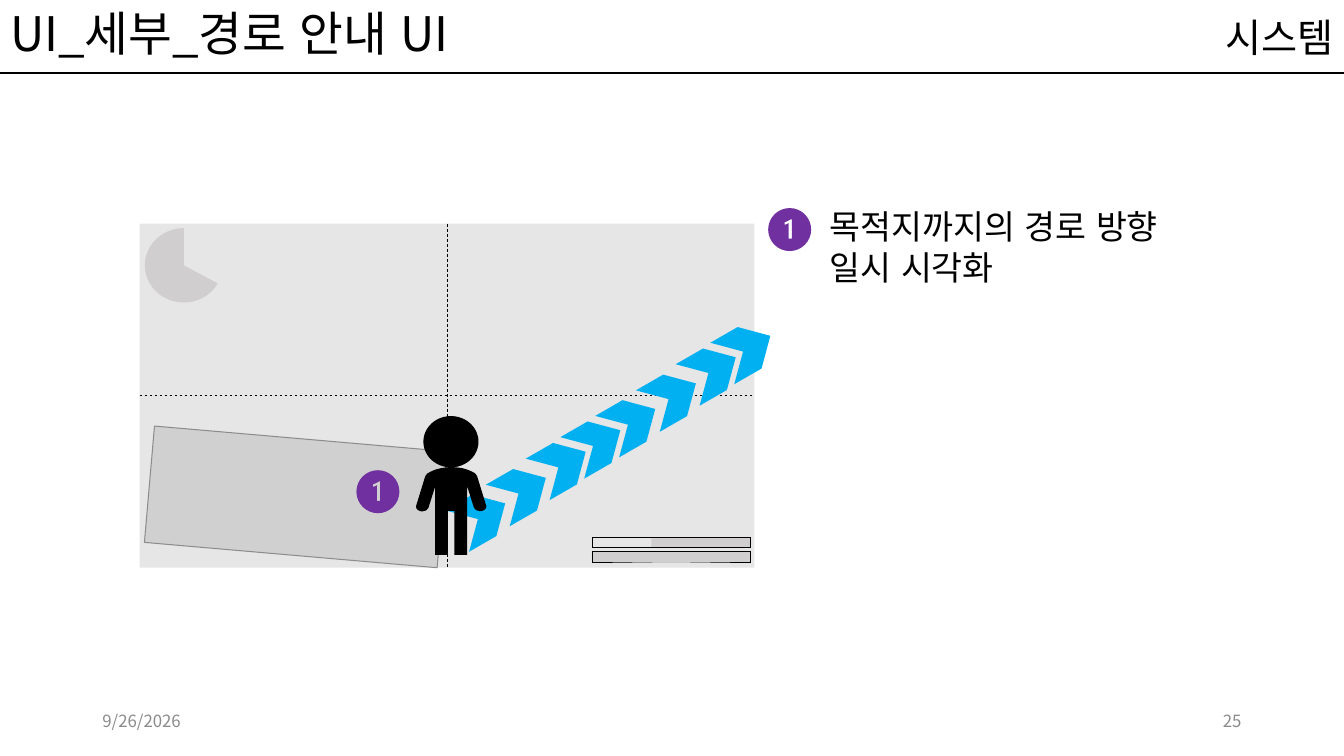
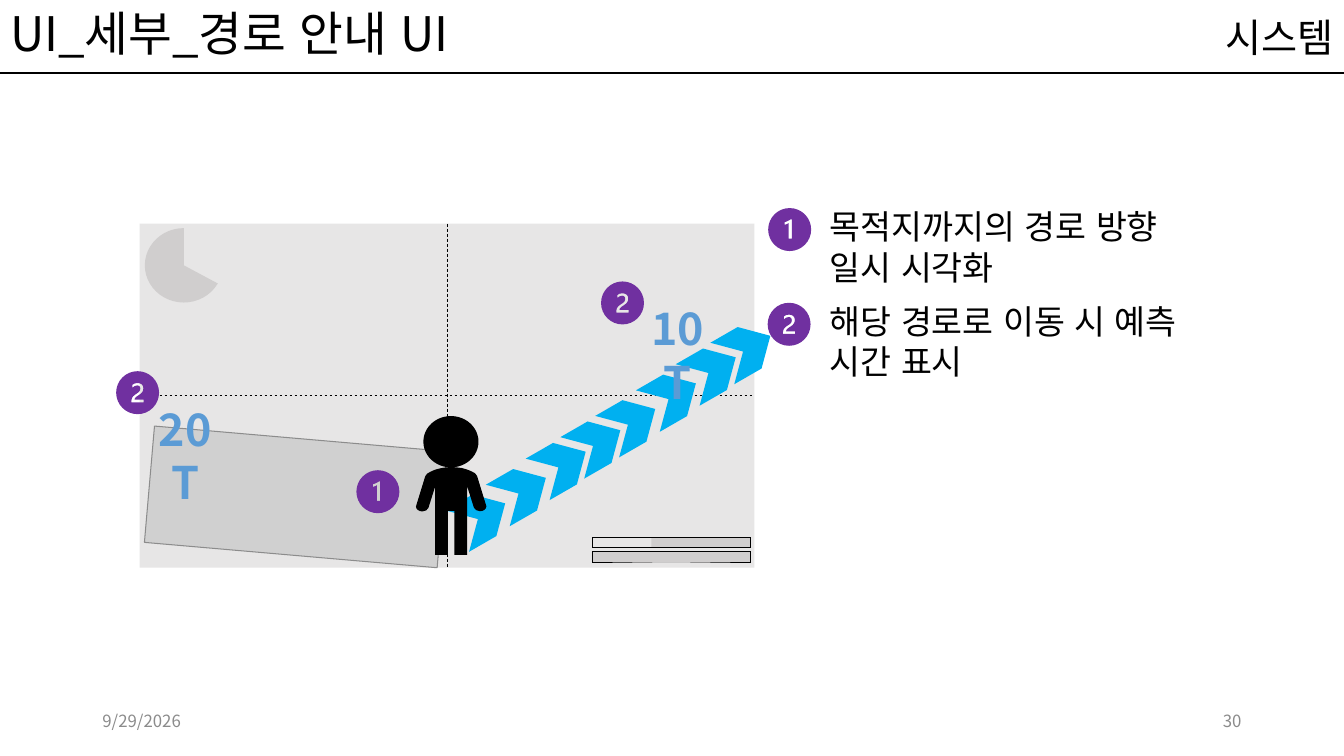
Before and after one commit to kwakyerin/2026_Graduation_Project, a slide deck: slide 30 of documents/HyunahKwon/design/designing/for_teammates/배트와 달트_기획서.pptx (slide 25 before the commit). Drawn at 1344x756 pixels with LibreOffice and Linux fonts; fonts in the diff are those of the drawing; grey boxes stand for pictures. Boxes give left, top, right and bottom in pixels: in the first picture for what was removed or moved away, otherwise in the second. Text is boxed around its words. In the diff, an @@ line names an element or a change of style, - is before the commit and + after.

```diff
--- a/documents/HyunahKwon/design/designing/for_teammates/배트와 달트_기획서.pptx
+++ b/documents/HyunahKwon/design/designing/for_teammates/배트와 달트_기획서.pptx
@@ freeform shape added at (x1=601, y1=281, x2=644, y2=325), fill #7030A0 @@
@@ text added at (x1=628, y1=296, x2=727, y2=361), 32 pt, text gradient #1F4E79 to #5B9BD5 to #9DC3E6, bold @@
+10T
@@ freeform shape added at (x1=768, y1=302, x2=812, y2=346), fill #7030A0 @@
@@ text at (x1=830, y1=306, x2=1177, y2=377): paragraph added @@
+해당 경로로 이동 시 예측 시간 표시
@@ freeform shape added at (x1=116, y1=371, x2=159, y2=414), fill #7030A0 @@
@@ text added at (x1=136, y1=396, x2=235, y2=461), 32 pt, text gradient #1F4E79 to #5B9BD5 to #9DC3E6, bold @@
+20T
@@ text at (x1=102, y1=714, x2=180, y2=730): text changed @@
-9/26/2026
+9/29/2026
@@ page number at (x1=1223, y1=714, x2=1242, y2=727): text changed @@
-25
+30
```
Also in this commit, not shown: 21 other slides changed, 13 slides added, 1 slide removed, 3 other files.
